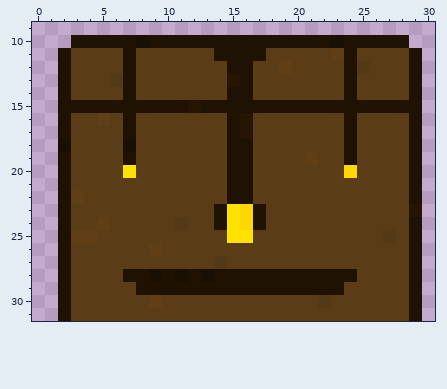
Pixel-art sprite -- core.mod/assets/tiles/chest/closed.png. The first picture shows the starting point.
The file is 32x32 pixels. Colours within 5 levels of each other are drawn and written as one. Shown: x 0..30, y 9..31.
The result:
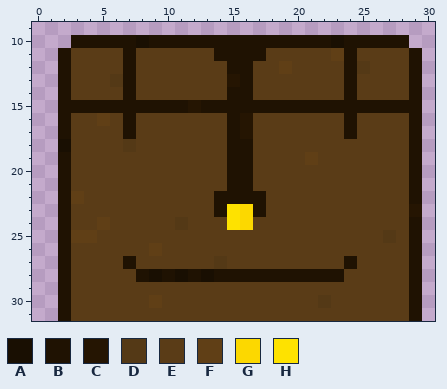
Palette (. is transparent): A #190f02  B #1f1202  C #251502  D #543916  E #5a3c17  F #603f16  G #fcd800  H #fee200
The edit:
Changed rows in their new state; - is an unchanged pixel.
first column x 7:
18 D----------------E
19 E----------------E
20 E----------------E
22 -------B--B-------
24 -------E--E-------
25 --------EE--------
27 B----------------B
28 E----------------E
29 -EEEEEEEEEEEEEEEE-
